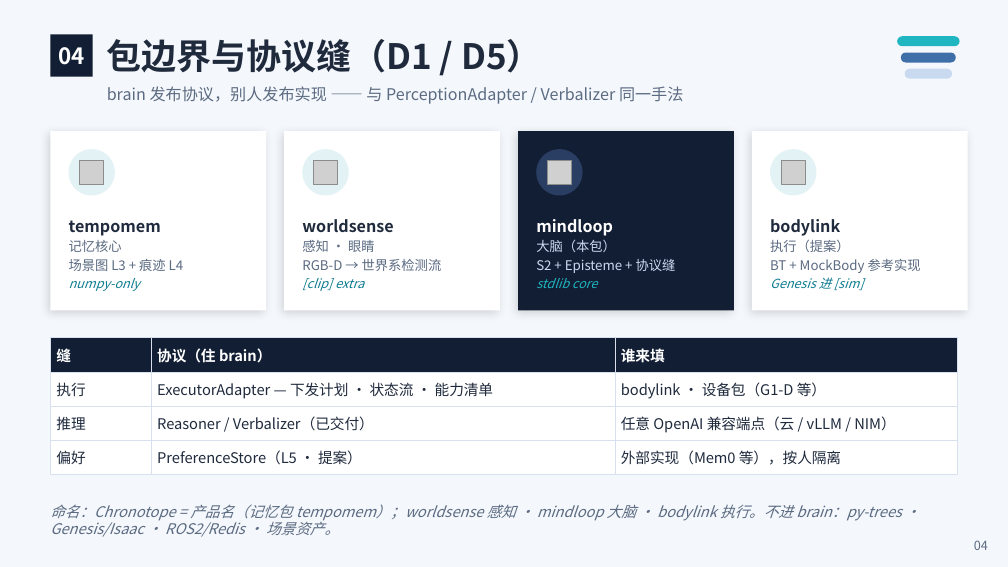
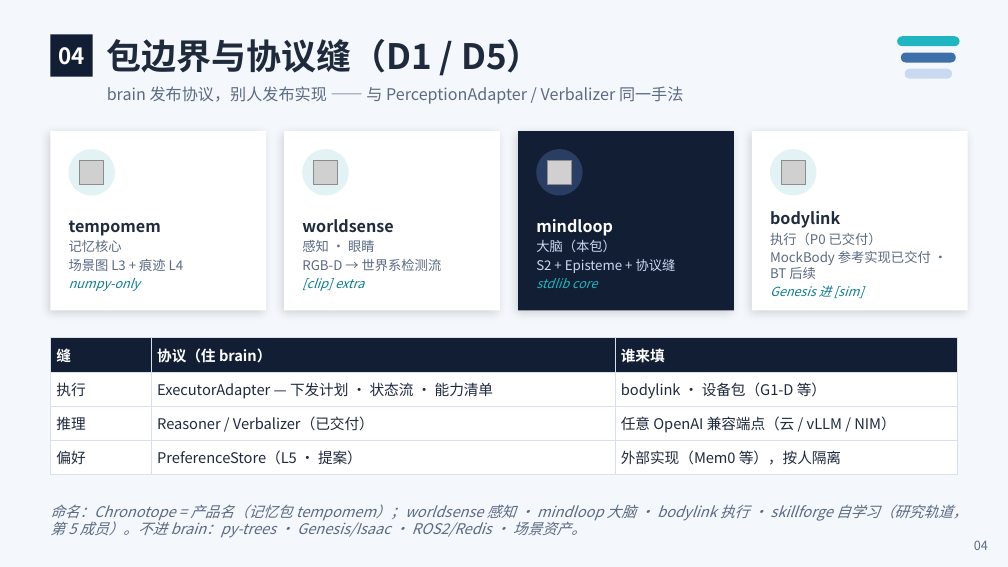
Before and after one commit to wikieden/SpatialRobot, a slide deck: slide 5 of 三层大脑架构方案汇报.pptx. Drawn at 1008x567 pixels with LibreOffice and Linux fonts; fonts in the diff are those of the drawing; grey boxes stand for pictures. Boxes give left, top, right and bottom in pixels: in the first picture for what was removed or moved away, otherwise in the second. Text is boxed around its words. In the diff, an @@ line names an element or a change of style, - is before the commit and + after.

Commit message:
docs: update VISION/research/keynote to Chronotope 5-member state
Rebrand SpatialRobot -> Chronotope (product name) across root-level
reporting materials; grow the member set three -> five (add bodylink,
skillforge). SpatialRobot now appears only as the workspace dir name.

- VISION (en/zh): v2 -> v3; TL;DR box + 9-term glossary + Mermaid
  dual-system diagram; bodylink/skillforge in §2.1 + deployment matrix;
  §2.2 "no robot body" reconciled (bodylink is the executor seam, not a
  robot); critique-ledger appendix marked internal.
- research (en/zh): fix broken VISION/research paths in gaps-probe;
  reconcile RoboOS 561->571 stars + Cosmos-Reason2 EOL-vs-keep; flag
  overdue BAAI-conf trigger; thread bodylink into l3-l2 roadmap; add
  Mermaid (three-pole landscape, two-loop bridge); landscape TL;DR;
  normalize deep-dive zh half-width -> full-width punctuation.
- CLAUDE.md: three -> five members; bodylink/skillforge table rows +
  dependency direction; dataflow diagram extended.
- keynote (.pptx): new skillforge ENPIRE slide; bodylink proposal ->
  P0 delivered; 3+1/4 -> 5 members; v2 footer (2026-06-25).

```diff
--- a/三层大脑架构方案汇报.pptx
+++ b/三层大脑架构方案汇报.pptx
@@ text at [770, 233, 931, 279]: text changed @@
-执行（提案）
-BT + MockBody 参考实现
+执行（P0 已交付）
+MockBody 参考实现已交付 · BT 后续
@@ text at [50, 504, 967, 538]: text changed @@
-命名：Chronotope = 产品名（记忆包 tempomem）；worldsense 感知 · mindloop 大脑 · bodylink 执行。不进 brain：py-trees · Genesis/Isaac · ROS2/Redis · 场景资产。
+命名：Chronotope = 产品名（记忆包 tempomem）；worldsense 感知 · mindloop 大脑 · bodylink 执行 · skillforge 自学习（研究轨道，第 5 成员）。不进 brain：py-trees · Genesis/Isaac · ROS2/Redis · 场景资产。
```
Also in this commit, not shown: 3 other slides changed, 1 slide added, 11 other files.
